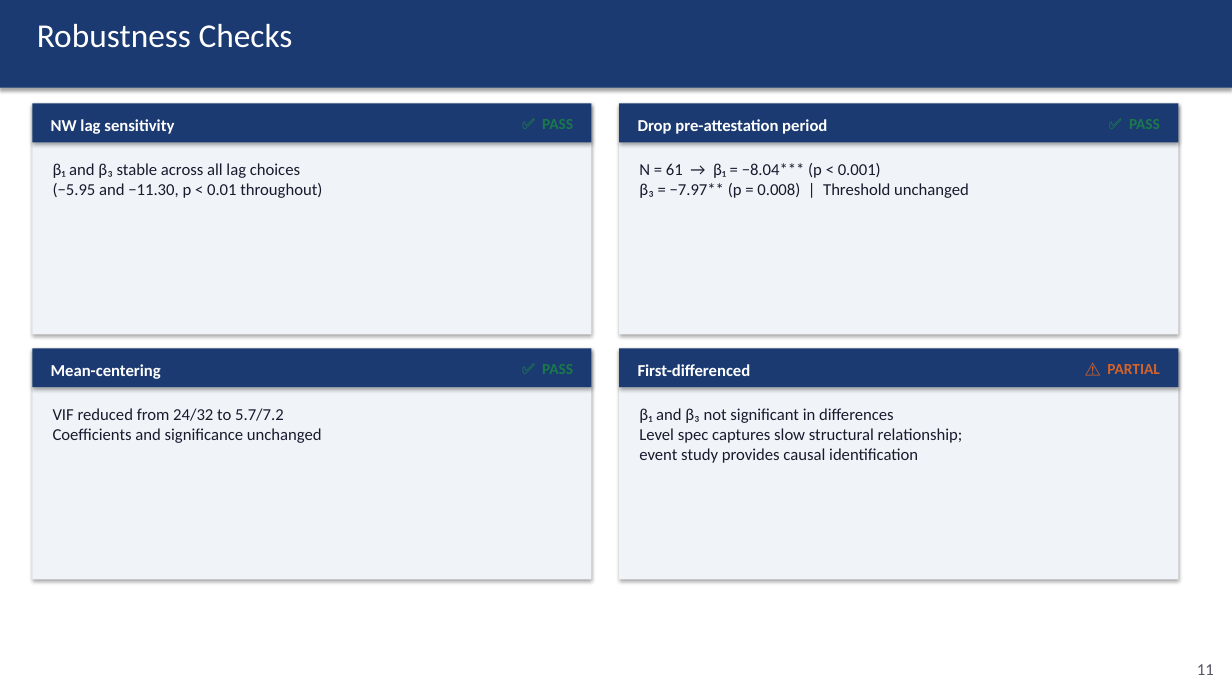
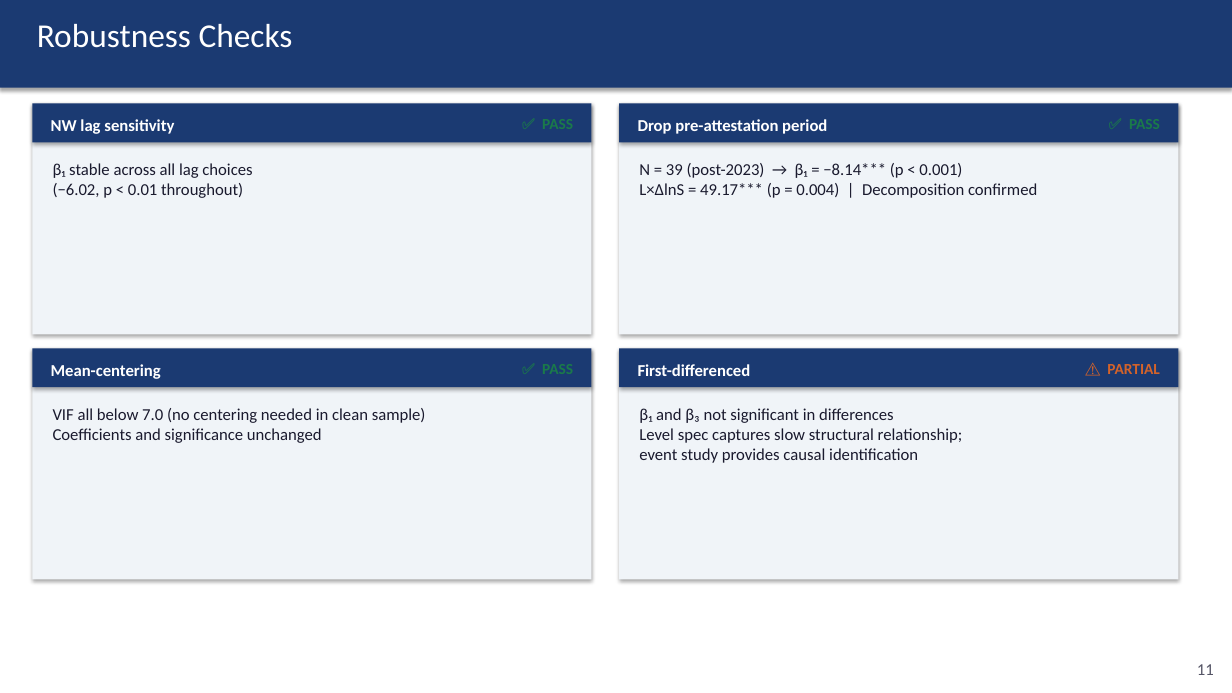
Before and after one commit to kimmireu0921/Stablecoins-and-the-Exorbitant-Privilege, a slide deck: slide 11 of 0512_Stablecoins_Presentation.pptx. Drawn at 1232x693 pixels with LibreOffice and Linux fonts; fonts in the diff are those of the drawing. Boxes give left, top, right and bottom in pixels: in the first picture for what was removed or moved away, otherwise in the second. Text is boxed around its words. In the diff, an @@ line names an element or a change of style, - is before the commit and + after.

```diff
--- a/0512_Stablecoins_Presentation.pptx
+++ b/0512_Stablecoins_Presentation.pptx
@@ text at <box>53,163,252,198</box>: text changed @@
-β₁ and β₃ stable across all lag choices
-(−5.95 and −11.30, p < 0.01 throughout)
+β₁ stable across all lag choices
+(−6.02, p < 0.01 throughout)
@@ text at <box>639,163,1037,198</box>: text changed @@
-N = 61 → β₁ = −8.04*** (p < 0.001)
-β₃ = −7.97** (p = 0.008) | Threshold unchanged
+N = 39 (post-2023) → β₁ = −8.14*** (p < 0.001)
+L×ΔlnS = 49.17*** (p = 0.004) | Decomposition confirmed
@@ text at <box>53,408,426,443</box>: text changed @@
-VIF reduced from 24/32 to 5.7/7.2
-Coefficients and significance unchanged
+VIF all below 7.0 (no centering needed in clean sample)
+Coefficients and significance unchanged
```
Also in this commit, not shown: 6 other slides changed, 9 other files.
